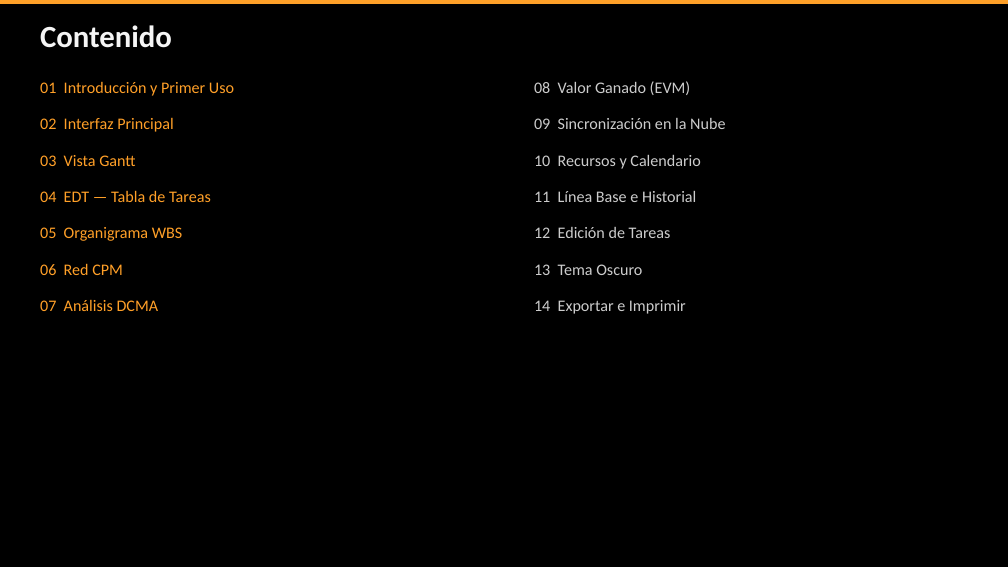
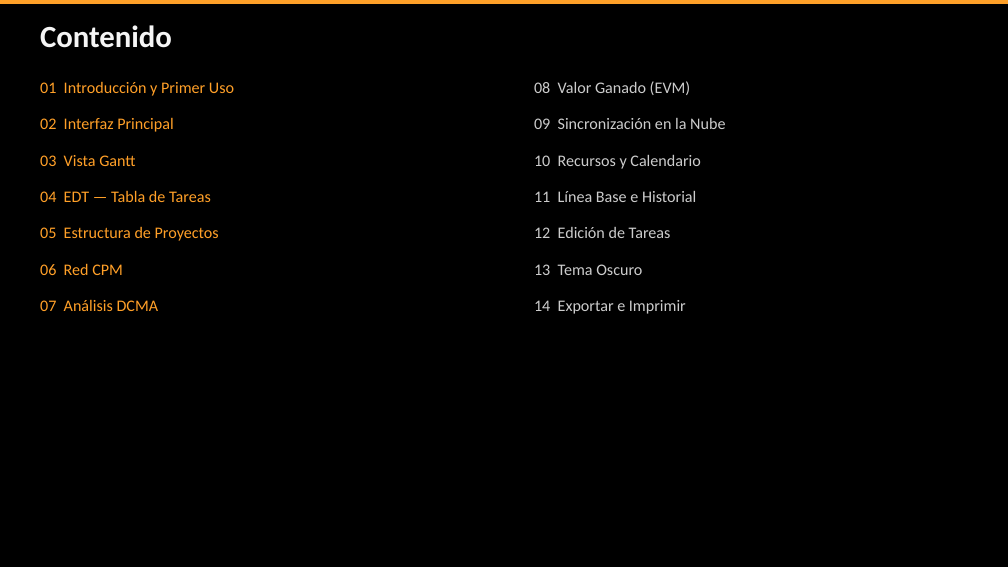
Before and after one commit to ehchavezm-hub/10-cronograma, a slide deck: slide 2 of docs/ECM_Project_Guia_de_Uso.pptx. Drawn at 1008x567 pixels with LibreOffice and Linux fonts; fonts in the diff are those of the drawing. Boxes give left, top, right and bottom in pixels: in the first picture for what was removed or moved away, otherwise in the second. Text is boxed around its words. In the diff, an @@ line names an element or a change of style, - is before the commit and + after.

```diff
--- a/docs/ECM_Project_Guia_de_Uso.pptx
+++ b/docs/ECM_Project_Guia_de_Uso.pptx
@@ text at (40, 227, 219, 241): text changed @@
-05 Organigrama WBS
+05 Estructura de Proyectos
```
Also in this commit, not shown: 6 other slides changed.
